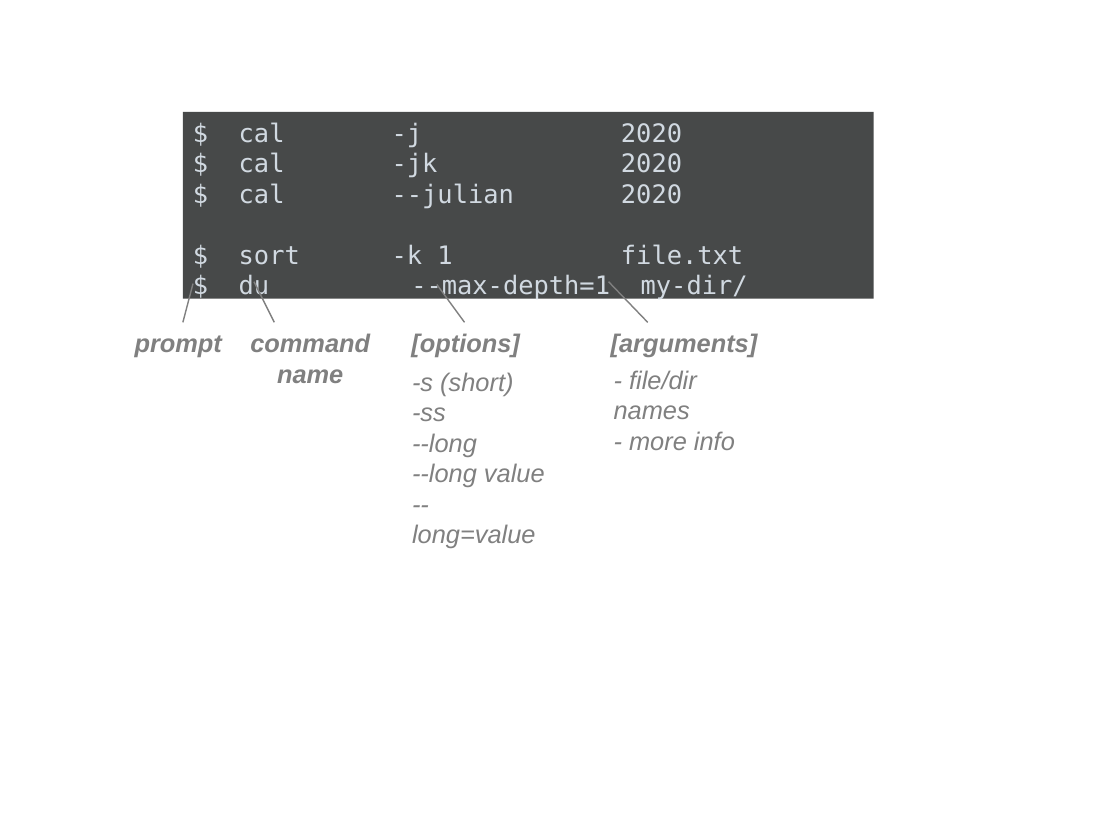
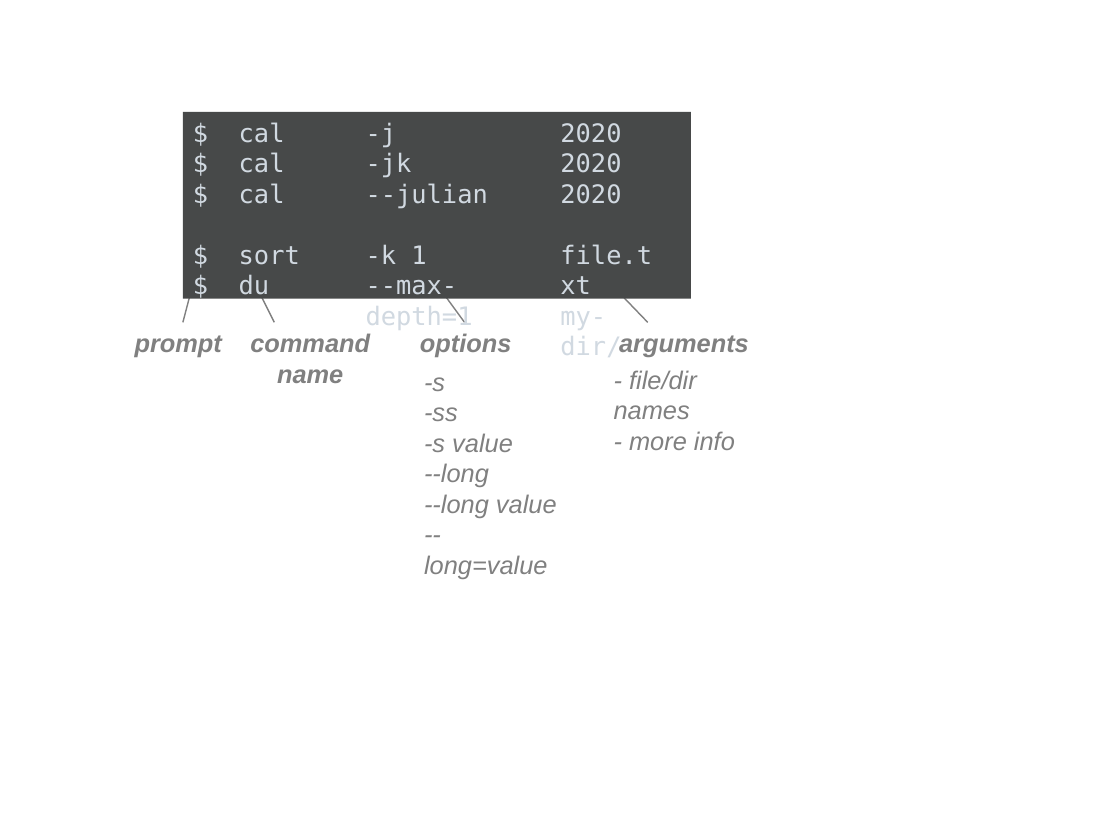
Before and after one commit to mcic-osu/pracs-sp21, a slide deck: slide 3 of _posts/week-01/slides/img/command-structure.odp (slide 1 before the commit). Drawn at 1120x840 pixels with LibreOffice and Linux fonts; fonts in the diff are those of the drawing. Boxes give left, top, right and bottom in pixels: in the first picture for what was removed or moved away, otherwise in the second. Text is boxed around its words. In the diff, an @@ line names an element or a change of style, - is before the commit and + after.

```diff
--- a/_posts/week-01/slides/img/command-structure.odp
+++ b/_posts/week-01/slides/img/command-structure.odp
@@ rectangle "$ cal": place and size @@
-rectangle "$ cal" at (183, 112, 874, 299)
+rectangle "$ cal" at (183, 112, 691, 299)
@@ text in rectangle at (239, 122, 300, 300): text changed @@
-$ cal -j 2020
-$ cal -jk 2020
-$ cal --julian 2020
-$ sort -k 1 file.txt
-$ du --max-depth=1 my-dir/
+$ cal
+$ cal
+$ cal
+$ sort
+$ du
@@ text added at (366, 122, 488, 330), 18 pt, text #D1D9E1 @@
+-j
+-jk
+--julian
+-k 1
+--max-depth=1
@@ text added at (560, 123, 652, 357), 18 pt, text #D1D9E1 @@
+2020
+2020
+2020
+file.txt
+my-dir/
@@ text at (420, 333, 512, 357): text changed @@
-[options]
+options
@@ text at (619, 335, 749, 357): text changed @@
-[arguments]
+arguments
@@ text "-s": place and size @@
-text "-s" at (412, 372, 545, 548)
+text "-s" at (424, 377, 557, 579)
@@ text at (424, 377, 445, 391): text changed @@
--s (short)
+-s
@@ text at (424, 433, 513, 452): paragraph added @@
+-s value
```
Also in this commit, not shown: 2 slides added, 9 other files.
